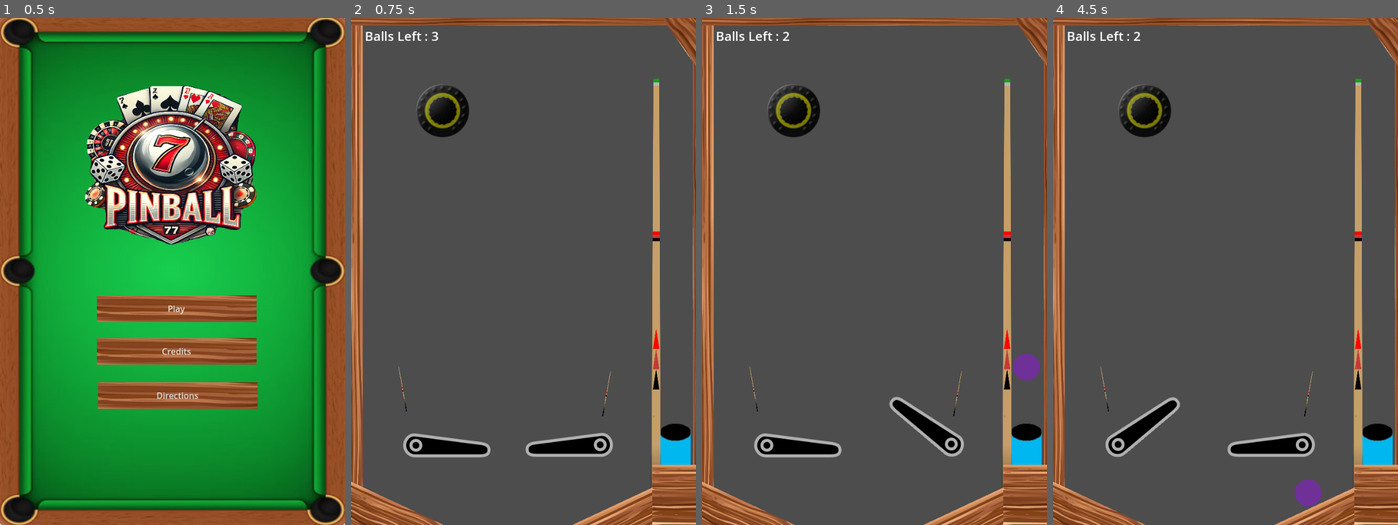
Above: before the commit, frames 1-4 (left to right).
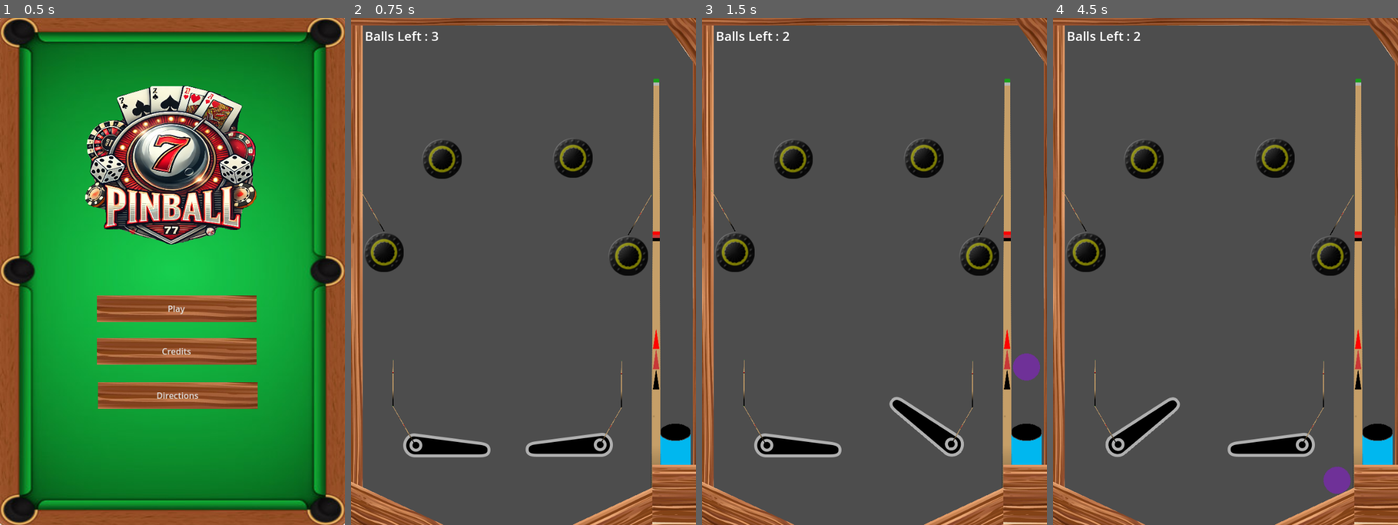
Above: after the commit, the same moments.

Repository: bsu-cs315/fp-team1-pinball
Game: Godot game, scene res://Title screen/title_screen.tscn
Two runs of this game, one before a commit and one after it. Both use one fixed random seed, a clock stepped at 60 frames per second and the inputs below. Sound files missing from this copy of the repository are replaced by a short silence.
Inputs:
- Up to frame 1 (0.5 s): no input
- Up to frame 2 (0.75 s): click "Play" at 0.5 s
- Up to frame 3 (1.5 s): tap Enter at 1.25 s; hold E (right_flipper) from 1.28 s (still down); tap Space (launch) at 1.35 s
- Up to frame 4 (4.5 s): release E (right_flipper) at 2.03 s; hold Q (left_flipper) 2.03-2.78 s; tap Space (launch) every 0.75 s from 2.1 to 4.35 s; hold E (right_flipper) 2.78-4.28 s; hold Q (left_flipper) from 4.28 s (still down)

Frame 1 is identical in both runs. In frame 2, 4.0% of the frame differs, in the area x 2-88%, y 13-84%; in frame 3, 4.0%; in frame 4, 4.7%, in the area x 2-88%, y 13-97%.

Commit message:
Update world to have more bumpers and rails

Diff:
--- a/project/bumper/bumper.tscn
+++ b/project/bumper/bumper.tscn
@@ -6,7 +6,7 @@
 [ext_resource type="AudioStream" uid="uid://h64d3ju5sgh6" path="res://bumper_hit.wav" id="4_g68yy"]
 
 [sub_resource type="CircleShape2D" id="CircleShape2D_hqq5l"]
-radius = 51.0
+radius = 38.0526
 
 [sub_resource type="SpriteFrames" id="SpriteFrames_blcpj"]
 animations = [{
@@ -66,6 +66,7 @@
 shape = SubResource("CircleShape2D_hqq5l")
 
 [node name="BumperSprite" type="AnimatedSprite2D" parent="."]
+scale = Vector2(0.75, 0.75)
 sprite_frames = SubResource("SpriteFrames_blcpj")
 
 [node name="BumperSFX" type="AudioStreamPlayer2D" parent="."]
--- a/project/world/world.tscn
+++ b/project/world/world.tscn
@@ -153,6 +153,44 @@
 position = Vector2(815, 1001)
 scale = Vector2(0.516062, 0.646)
 texture = ExtResource("2_x4lp5")
+
+[node name="Rails" type="Node" parent="."]
+
+[node name="RailRightFlipperB" parent="Rails" instance=ExtResource("5_a282h")]
+position = Vector2(487, 768)
+rotation = 0.523599
+
+[node name="RailRightFlipperT" parent="Rails" instance=ExtResource("5_a282h")]
+position = Vector2(508, 687)
+
+[node name="RailLeftFlipperT" parent="Rails" instance=ExtResource("5_a282h")]
+position = Vector2(79, 685)
+
+[node name="RailleftFlipperB" parent="Rails" instance=ExtResource("5_a282h")]
+position = Vector2(100, 766)
+rotation = -0.523599
+
+[node name="RailLeftBumper" parent="Rails" instance=ExtResource("5_a282h")]
+position = Vector2(40, 362)
+rotation = -0.523599
+
+[node name="RailLeftBumper2" parent="Rails" instance=ExtResource("5_a282h")]
+position = Vector2(543, 369)
+rotation = 0.523599
+
+[node name="Bumpers" type="Node" parent="."]
+
+[node name="Bumper" parent="Bumpers" instance=ExtResource("4_ti8qm")]
+position = Vector2(62, 440)
+
+[node name="Bumper3" parent="Bumpers" instance=ExtResource("4_ti8qm")]
+position = Vector2(171, 265)
+
+[node name="Bumper4" parent="Bumpers" instance=ExtResource("4_ti8qm")]
+position = Vector2(417, 263)
+
+[node name="Bumper2" parent="Bumpers" instance=ExtResource("4_ti8qm")]
+position = Vector2(521, 447)
 
 [node name="Launcher" parent="." instance=ExtResource("1_ijd6e")]
 position = Vector2(610, 808)
@@ -185,15 +223,4 @@
 text = "GAME OVER"
 label_settings = SubResource("LabelSettings_slqxy")
 
-[node name="Bumper" parent="." instance=ExtResource("4_ti8qm")]
-position = Vector2(172, 174)
-
-[node name="Rail" parent="." instance=ExtResource("5_a282h")]
-position = Vector2(480, 706)
-rotation = 0.174533
-
-[node name="Rail2" parent="." instance=ExtResource("5_a282h")]
-position = Vector2(97, 697)
-rotation = -0.174533
-
 [connection signal="body_entered" from="BallKillZone" to="." method="_on_ball_kill_zone_body_entered"]
